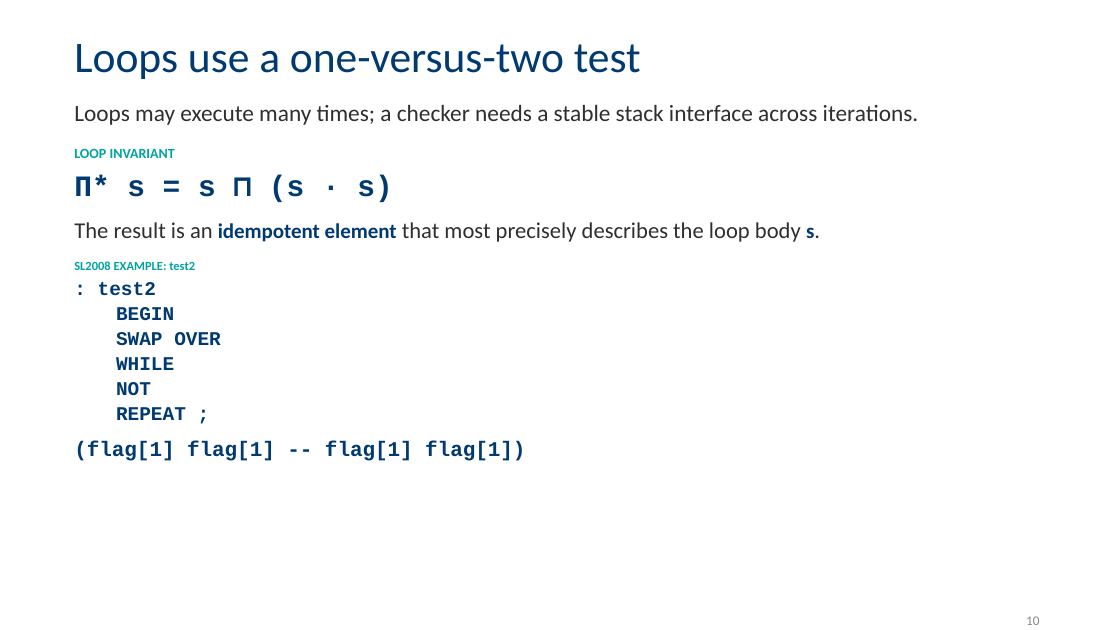
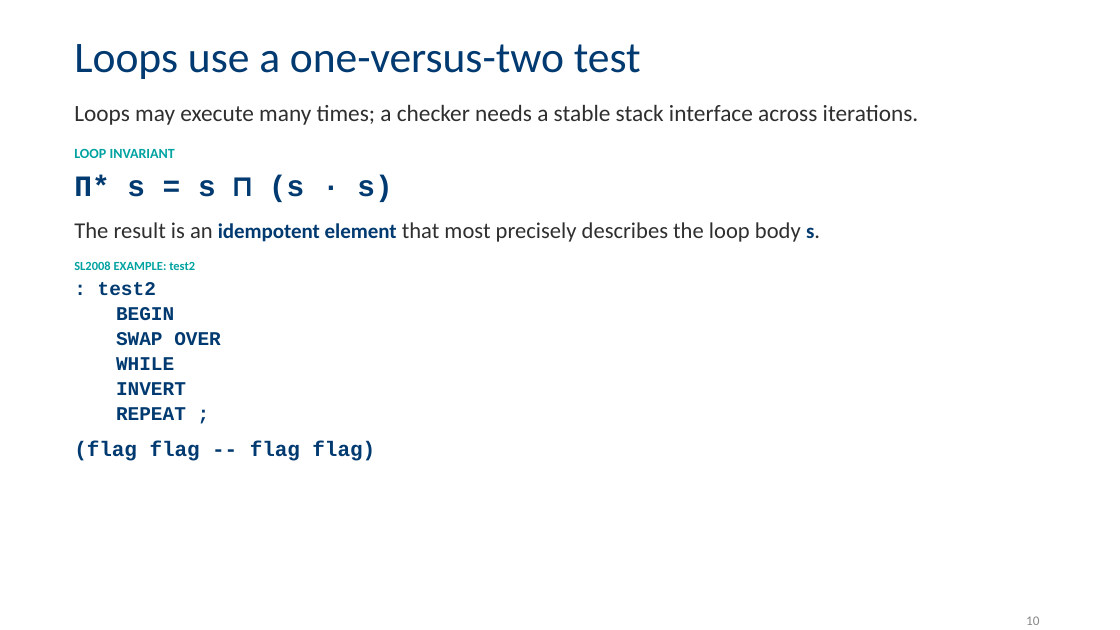
Before and after one commit to jpoial/evaluator, a slide deck: slide 9 of Configurable_Static_Type_Checking_for_Forth.pptx. Drawn at 1120x630 pixels with LibreOffice and Linux fonts; fonts in the diff are those of the drawing; background and template pictures are left out. Boxes give left, top, right and bottom in pixels: in the first picture for what was removed or moved away, otherwise in the second. Text is boxed around its words. In the diff, an @@ line names an element or a change of style, - is before the commit and + after.

```diff
--- a/Configurable_Static_Type_Checking_for_Forth.pptx
+++ b/Configurable_Static_Type_Checking_for_Forth.pptx
@@ text at (116, 382, 186, 395): text changed @@
-NOT
+INVERT
@@ text at (74, 441, 375, 461): text changed @@
-(flag[1] flag[1] -- flag[1] flag[1])
+(flag flag -- flag flag)
```
Also in this commit, not shown: 1 other slide changed, 18 other files.
